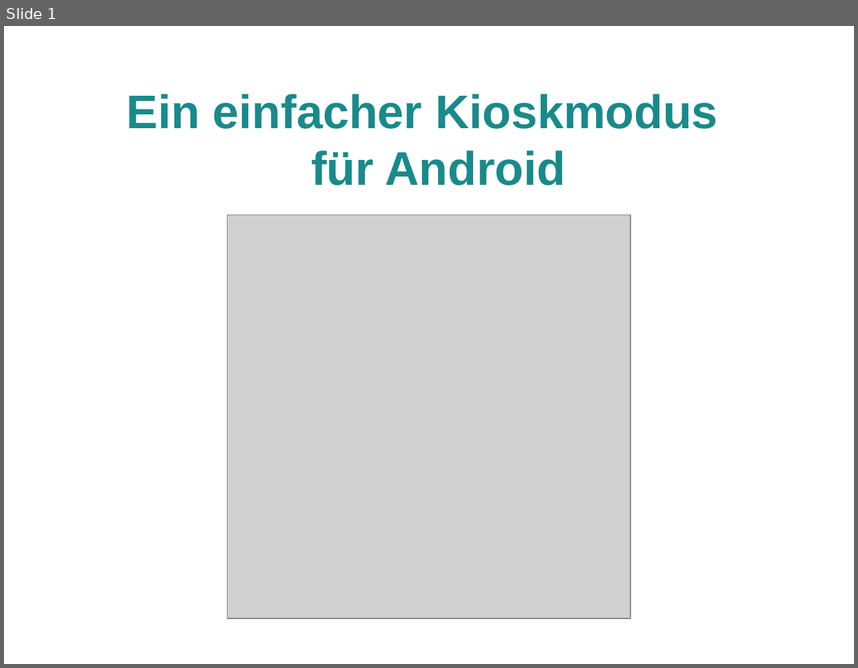
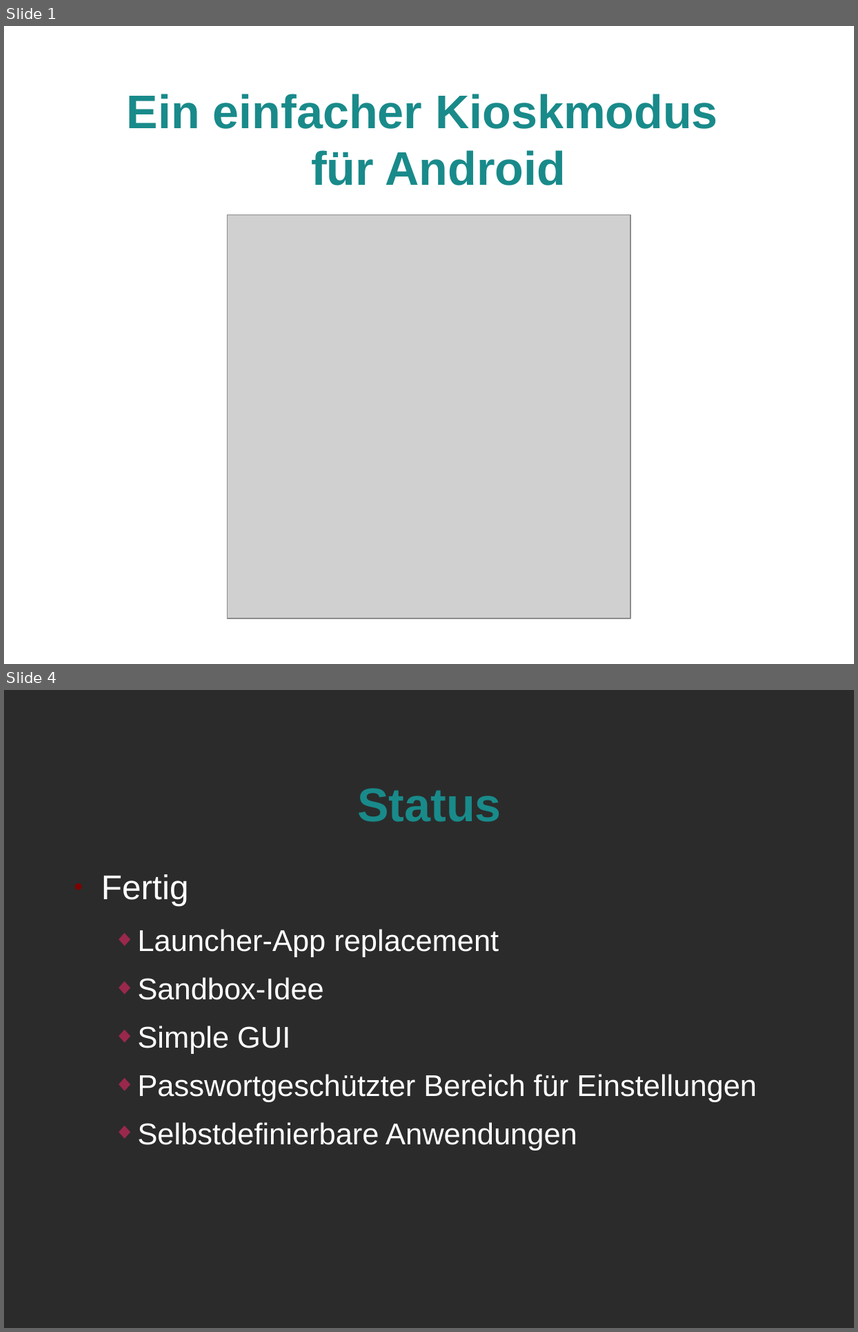
Before and after one commit to jessejin/Kiosk, a slide deck: doc/Rev1_präsi.odp. Shown one above the other, each under a label of ours: slide 1 before the commit, slides 1 and 4 after it; the slides between them are not shown. The pictures are 858x668 and 858x1332 pixels, drawn with LibreOffice and Linux fonts; fonts in the diff are those of the drawing; grey boxes stand for pictures; background and template pictures are left out; a plain dark background stands for a picture behind light text. Boxes give left, top, right and bottom in pixels: in the first picture for what was removed or moved away, otherwise in the second. Text is boxed around its words. In the diff, an @@ line names an element or a change of style, - is before the commit and + after.

```diff
--- a/doc/Rev1_präsi.odp
+++ b/doc/Rev1_präsi.odp
@@ slide 4 added at box(4, 690, 854, 1328), background picture (left out) @@
@@ title added at box(357, 788, 501, 822), 44 pt, text #198A8A, bold @@
+Status
@@ text added at box(101, 874, 757, 1150), 28 pt, text #FFFFFF @@
+● Fertig
+  ◆ Launcher-App replacement
+  ◆ Sandbox-Idee
+  ◆ Simple GUI
+  ◆ Passwortgeschützter Bereich für Einstellungen
+  ◆ Selbstdefinierbare Anwendungen
```
Also in this commit, not shown: 2 slides changed, 4 other slides added, 3 slides removed.
